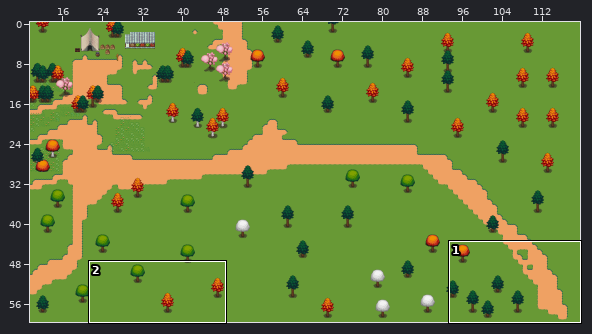
Tiled map: core/assets/Map/Base.tmx. Above: a wide view before the commit, with the close-up outlined.
Close-up. Before the commit:
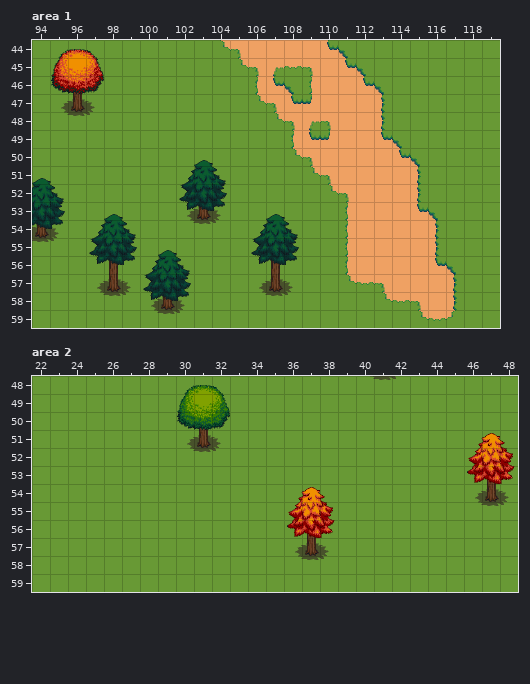
Cells are 32x32 px. Shown: area 1 x 94..119, y 44..59; area 2 x 22..48, y 48..59. The commit also changed other parts of the map, which this record leaves out.
And afterwards:
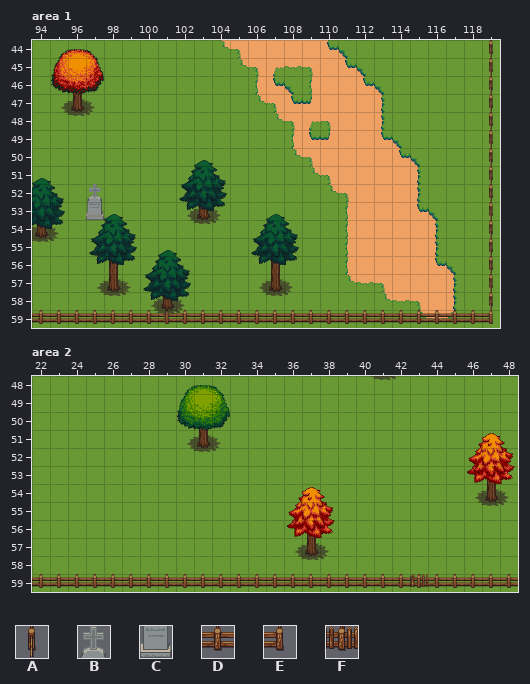
Key: from "Outside": A 577, B 603, C 635, D 673, E 674, F 676.
_ is an empty cell.
Tiles of an added or newly shown layer are drawn over the layers below it.
Changes in this commit:
Layer "Fance" (added), area 1:
There is now tile A in rows 44 to 58 at x 119.
There is now tile D in row 59 at x 94 to 118.
There is now tile E in row 59 at x 119.
Layer "Cart" (added), area 1:
There is now tile B in row 52 at x 97.
There is now tile C in row 53 at x 97.
Layer "Fance" (added), area 2:
There is now tile D in row 59 at x 22 to 42 and 44 to 48.
There is now tile F in row 59 at x 43.
Where, in picture pixels (left, top, right, bottom), the same in both close-ups:
added: (32, 40, 493, 324)
added: (32, 574, 518, 588)
